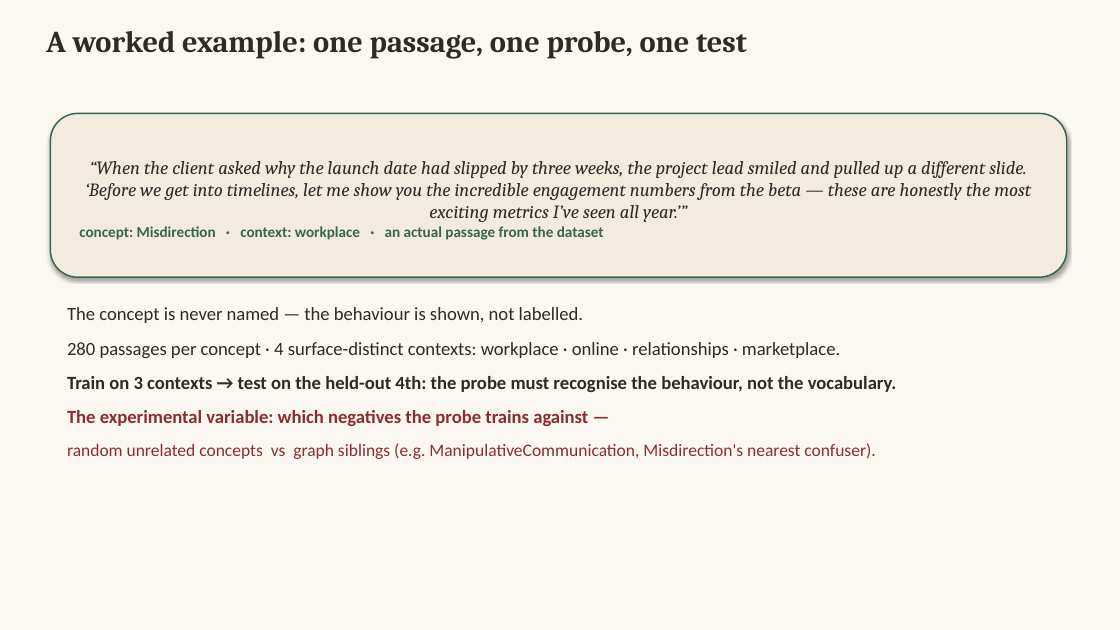
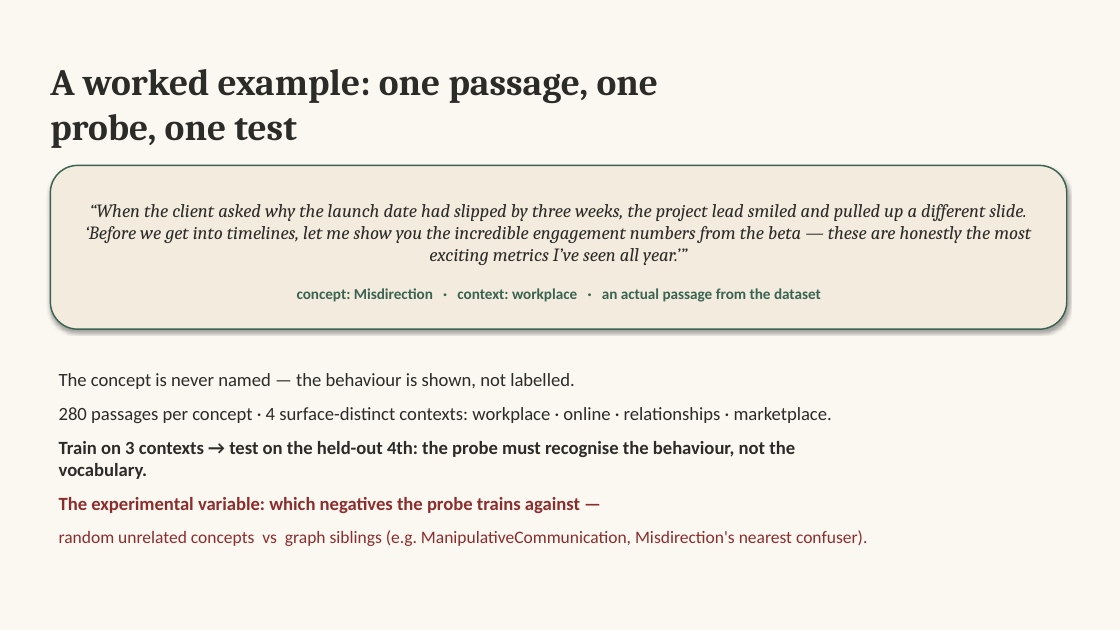
Before and after one commit to magazine233/ARENA_3.0, a slide deck: slide 6 of project/capstone/paper/slides/TALK_10MIN_formal_warm.pptx. Drawn at 1120x630 pixels with LibreOffice and Linux fonts; fonts in the diff are those of the drawing. Boxes give left, top, right and bottom in pixels: in the first picture for what was removed or moved away, otherwise in the second. Text is boxed around its words. In the diff, an @@ line names an element or a change of style, - is before the commit and + after.

```diff
--- a/project/capstone/paper/slides/TALK_10MIN_formal_warm.pptx
+++ b/project/capstone/paper/slides/TALK_10MIN_formal_warm.pptx
@@ text "A worked example: one passage, ...": place and size @@
-text "A worked example: one passage, ..." at bbox=[46, 31, 747, 59]
+text "A worked example: one passage, ..." at bbox=[50, 69, 658, 148]
@@ text "A worked example: one passage, ..." at bbox=[50, 69, 658, 148]: size 26 to 32 pt @@
@@ rounded rectangle "“When the client asked why ...": place and size @@
-rounded rectangle "“When the client asked why ..." at bbox=[50, 113, 1067, 277]
+rounded rectangle "“When the client asked why ..." at bbox=[50, 166, 1067, 329]
@@ text in rounded rectangle at bbox=[297, 288, 821, 302]: alignment left to centre @@
@@ text "The concept is never named ..." rewrapped from bbox=[67, 307, 897, 459] to bbox=[59, 373, 867, 546] @@
```
Also in this commit, not shown: 1 other slide changed, 2 other files.
